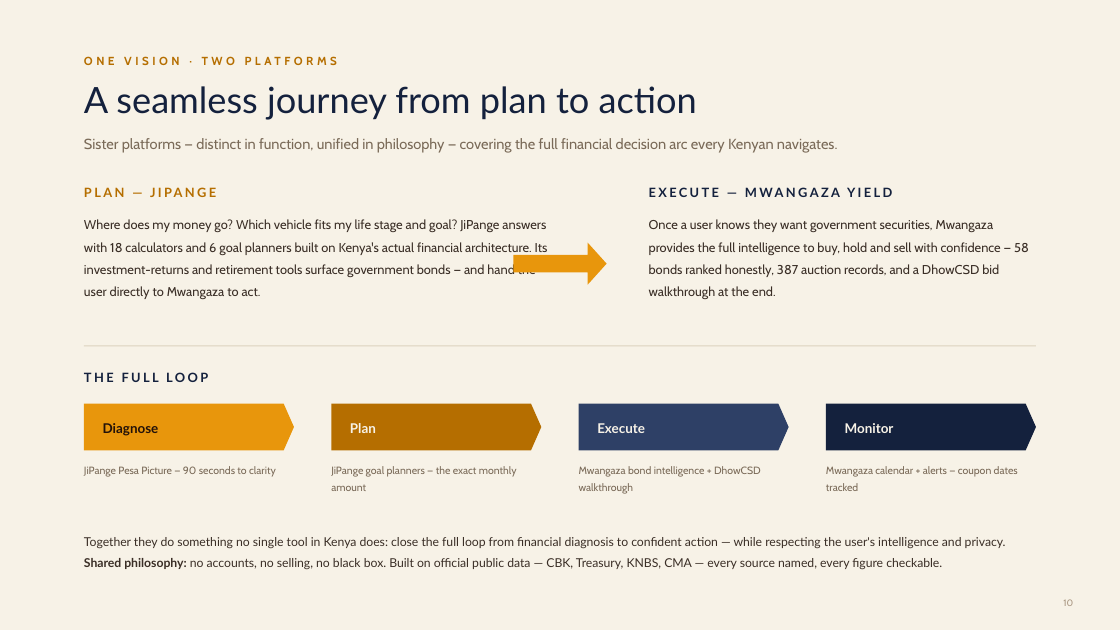
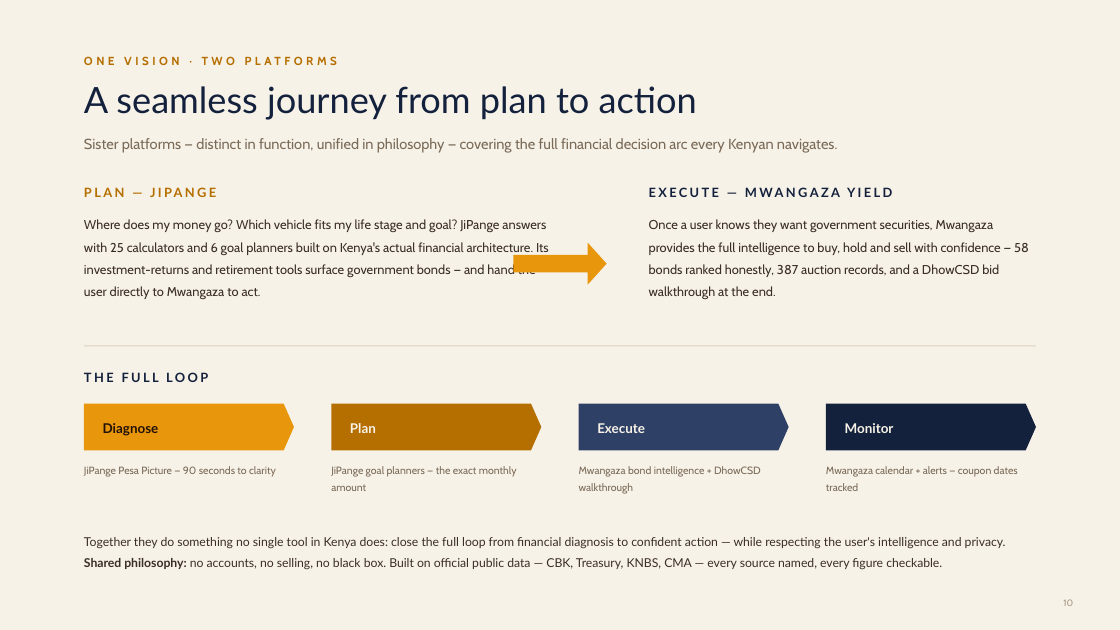
Before and after one commit to PapaDanico/JiPange, a slide deck: slide 10 of web/public/partners/jipange-mwangaza-partnership-deck.pptx. Drawn at 1120x630 pixels with LibreOffice and Linux fonts; fonts in the diff are those of the drawing. Boxes give left, top, right and bottom in pixels: in the first picture for what was removed or moved away, otherwise in the second. Text is boxed around its words. In the diff, an @@ line names an element or a change of style, - is before the commit and + after.

```diff
--- a/web/public/partners/jipange-mwangaza-partnership-deck.pptx
+++ b/web/public/partners/jipange-mwangaza-partnership-deck.pptx
@@ text at (84,219,549,299): text changed @@
-Where does my money go? Which vehicle fits my life stage and goal? JiPange answers with 18 calculators and 6 goal planners built on Kenya's actual financial architecture. Its investment-returns and retirement tools surface government bonds — and hand the user directly to Mwangaza to act.
+Where does my money go? Which vehicle fits my life stage and goal? JiPange answers with 25 calculators and 6 goal planners built on Kenya's actual financial architecture. Its investment-returns and retirement tools surface government bonds — and hand the user directly to Mwangaza to act.
```
Also in this commit, not shown: 1 other slide changed, 1 other file.
